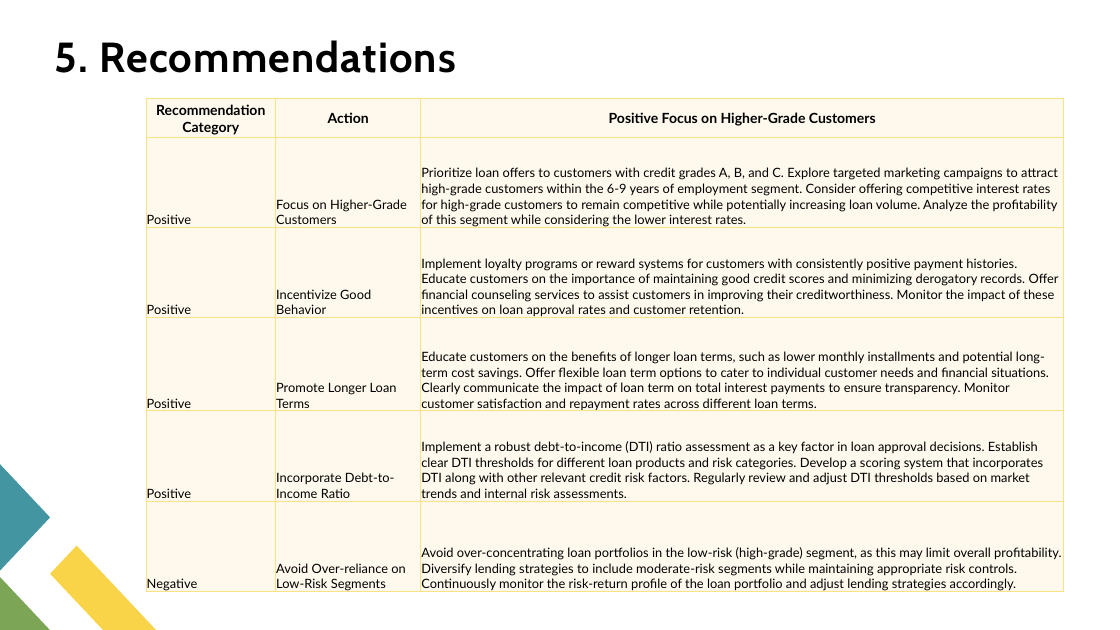
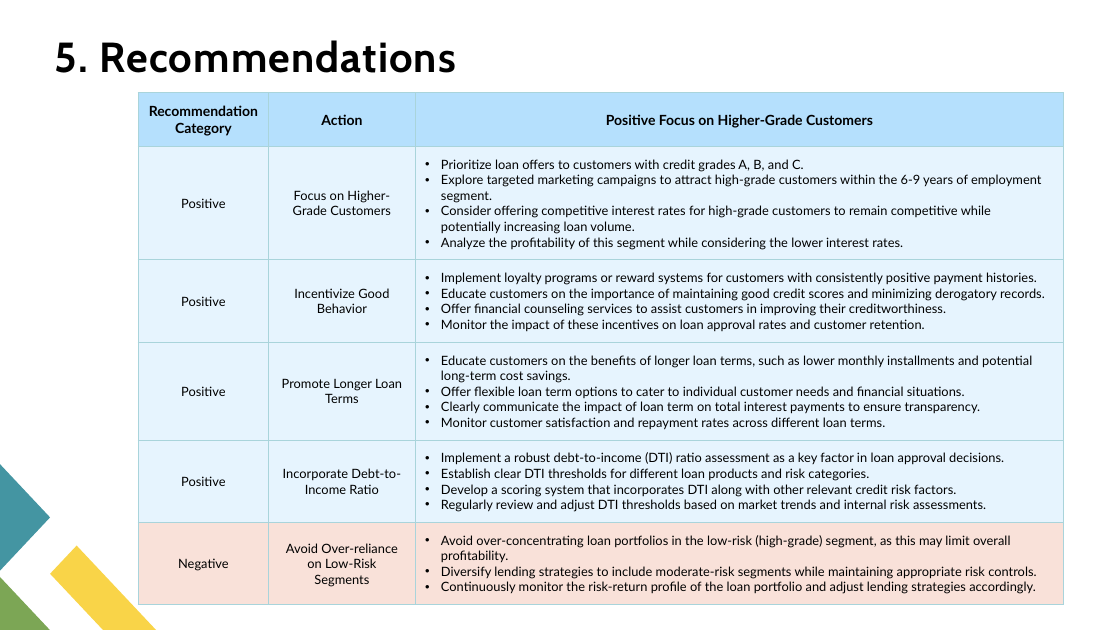
Before and after one commit to uvarajthulasiram/LendingClubCaseStudy, a slide deck: slide 16 of UvarajThulasiram.pptx. Drawn at 1120x630 pixels with LibreOffice and Linux fonts; fonts in the diff are those of the drawing. Boxes give left, top, right and bottom in pixels: in the first picture for what was removed or moved away, otherwise in the second. Text is boxed around its words. In the diff, an @@ line names an element or a change of style, - is before the commit and + after.

```diff
--- a/UvarajThulasiram.pptx
+++ b/UvarajThulasiram.pptx
@@ table at [138, 92, 1063, 600] @@
-row 2, column 3: Prioritize loan offers to customers with credit grades A, B, and C. Explore targeted marketing campaigns to attract high-grade customers within the 6-9 years of employment segment. Consider offering competitive interest rates for high-grade customers to remain competitive while potentially increasing loan volume. Analyze the profitability of this segment while considering the lower interest rates.
+row 2, column 3: Prioritize loan offers to customers with credit grades A, B, and C. / Explore targeted marketing campaigns to attract high-grade customers within the 6-9 years of employment segment. / Consider offering competitive interest rates for high-grade customers to remain competitive while potentially increasing loan volume. / Analyze the profitability of this segment while considering the lower interest rates.
-row 3, column 3: Implement loyalty programs or reward systems for customers with consistently positive payment histories. Educate customers on the importance of maintaining good credit scores and minimizing derogatory records. Offer financial counseling services to assist customers in improving their creditworthiness. Monitor the impact of these incentives on loan approval rates and customer retention.
+row 3, column 3: Implement loyalty programs or reward systems for customers with consistently positive payment histories. / Educate customers on the importance of maintaining good credit scores and minimizing derogatory records. / Offer financial counseling services to assist customers in improving their creditworthiness. / Monitor the impact of these incentives on loan approval rates and customer retention.
-row 4, column 3: Educate customers on the benefits of longer loan terms, such as lower monthly installments and potential long-term cost savings. Offer flexible loan term options to cater to individual customer needs and financial situations. Clearly communicate the impact of loan term on total interest payments to ensure transparency. Monitor customer satisfaction and repayment rates across different loan terms.
+row 4, column 3: Educate customers on the benefits of longer loan terms, such as lower monthly installments and potential long-term cost savings. / Offer flexible loan term options to cater to individual customer needs and financial situations. / Clearly communicate the impact of loan term on total interest payments to ensure transparency. / Monitor customer satisfaction and repayment rates across different loan terms.
-row 5, column 3: Implement a robust debt-to-income (DTI) ratio assessment as a key factor in loan approval decisions. Establish clear DTI thresholds for different loan products and risk categories. Develop a scoring system that incorporates DTI along with other relevant credit risk factors. Regularly review and adjust DTI thresholds based on market trends and internal risk assessments.
+row 5, column 3: Implement a robust debt-to-income (DTI) ratio assessment as a key factor in loan approval decisions. / Establish clear DTI thresholds for different loan products and risk categories. / Develop a scoring system that incorporates DTI along with other relevant credit risk factors. / Regularly review and adjust DTI thresholds based on market trends and internal risk assessments.
-row 6, column 3: Avoid over-concentrating loan portfolios in the low-risk (high-grade) segment, as this may limit overall profitability. Diversify lending strategies to include moderate-risk segments while maintaining appropriate risk controls. Continuously monitor the risk-return profile of the loan portfolio and adjust lending strategies accordingly.
+row 6, column 3: Avoid over-concentrating loan portfolios in the low-risk (high-grade) segment, as this may limit overall profitability. / Diversify lending strategies to include moderate-risk segments while maintaining appropriate risk controls. / Continuously monitor the risk-return profile of the loan portfolio and adjust lending strategies accordingly.
@@ fill #FEFAED to #B5E0FD in row 1 @@
@@ fill #FEFAED to #E6F4FE in 12 cells @@
@@ fill #FEFAED to #F9E1D9 in row 6 @@
@@ alignment left to centre @@
@@ borders changed @@
@@ table: place and size @@
-table at [146, 99, 1065, 595]
+table at [138, 92, 1063, 600]
```
Also in this commit, not shown: 3 other slides changed, 2 other files.
